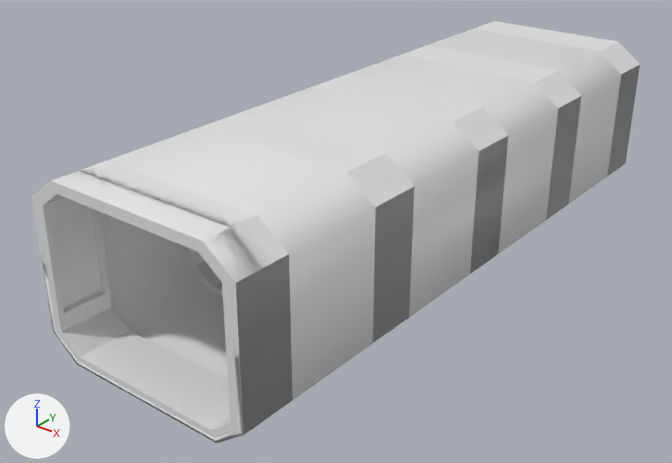
The Blender file assets/ship.blend: old version first, new version second.
Before and after are seen from a 50 mm camera at (17.8, -25.5, 12.9) aimed at (-1.0, -1.9, -1.8). Arrows for +X, +Y and +Z are at lower left; the lights stay in place.

In view in the first picture: 'WallSegments', 'Walls'.
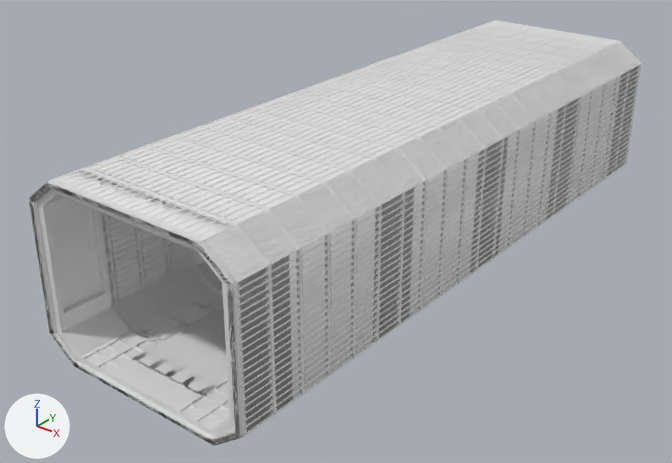
Commit message: Finish ship hall remodel

What changed in the scene script:
```text
Add mat_material_001:
    mat_material_001 = principled_material('Material.001')
    mat_material_001.base_color = (0.8, 0.8, 0.8)  # white #e7e7e7
Add me_cube_003:
    me_cube_003.from_pydata(...)  # 14112 vertices, 14112 faces; spans x -1.0..1.0, y -1.0..1.0, z -1.0..1.0
    me_cube_003.polygons.foreach_set('use_smooth', [True] * 14112)
    me_cube_003.materials.append(mat_material_001)  # white #e7e7e7
Add me_plane:
    me_plane.from_pydata([(-1.0, -1.0, -0.65), (1.0, -1.0, -0.65), (-1.0, 1.0, -0.65), (1.0, 1.0, -0.65)], [], [(0, 1, 3, 2)])
Add ob_grate:
    ob_grate = bpy.data.objects.new('Grate', me_cube_003)
    ob_grate.location = (0.0, 0.0, 0.0)
    ob_grate.scale = (4.0, 12.0, 3.0)
    _m = ob_grate.modifiers.new('Wireframe', 'WIREFRAME')
Add ob_floor:
    ob_floor = bpy.data.objects.new('Floor', me_plane)
    ob_floor.location = (0.0, 0.0, -2.0)
    ob_floor.scale = (1.5, 12.0, 1.0)
```

Boxes [x1, y1, x2, y2] around the edits, measured in the pictures (672 x 463 px):
'Grate', added: after [29, 20, 641, 446]
'Floor', added: after [107, 308, 228, 411]
